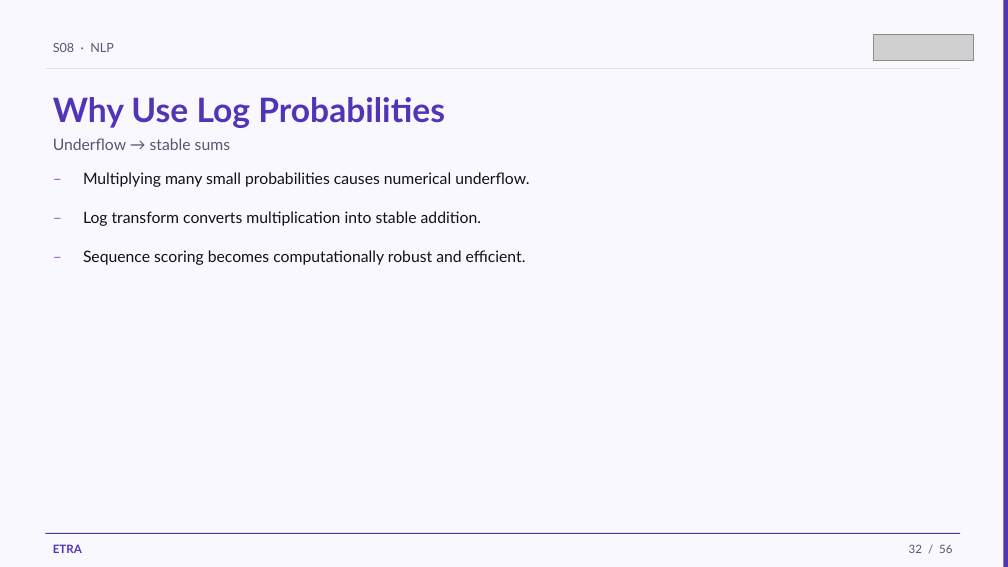
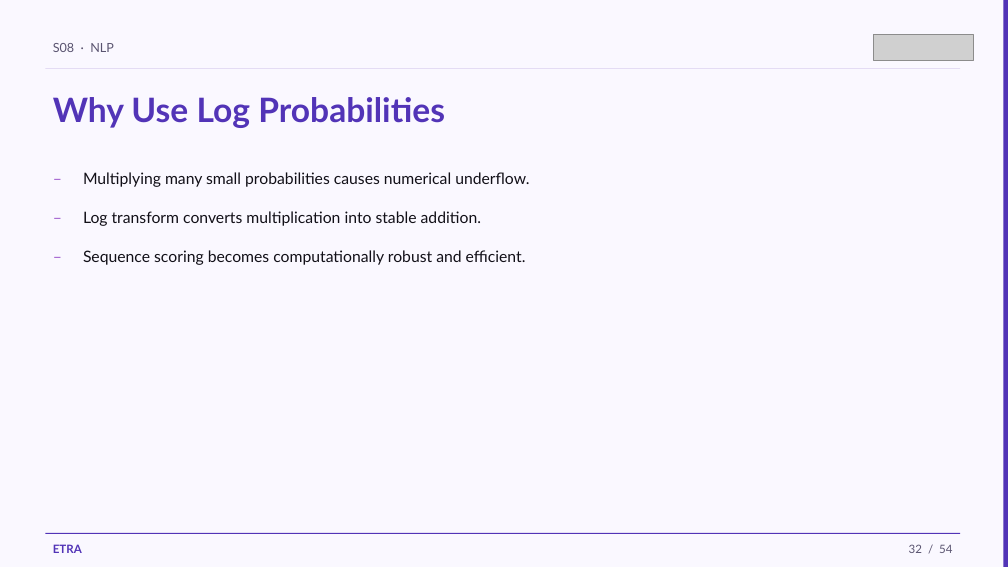
Before and after one commit to iksasa15/AI-ML, a slide deck: slide 32 of web-presentation/pdf-exports/Week3-Session1-NLP.pptx. Drawn at 1008x567 pixels with LibreOffice and Linux fonts; fonts in the diff are those of the drawing; grey boxes stand for pictures. Boxes give left, top, right and bottom in pixels: in the first picture for what was removed or moved away, otherwise in the second. Text is boxed around its words. In the diff, an @@ line names an element or a change of style, - is before the commit and + after.

```diff
--- a/web-presentation/pdf-exports/Week3-Session1-NLP.pptx
+++ b/web-presentation/pdf-exports/Week3-Session1-NLP.pptx
@@ text removed at (x1=53, y1=138, x2=230, y2=150) @@
-Underflow → stable sums
@@ text at (x1=909, y1=544, x2=952, y2=553): text changed @@
-32 / 56
+32 / 54
```
Also in this commit, not shown: 52 other slides changed, 2 slides removed, 2 other files.
